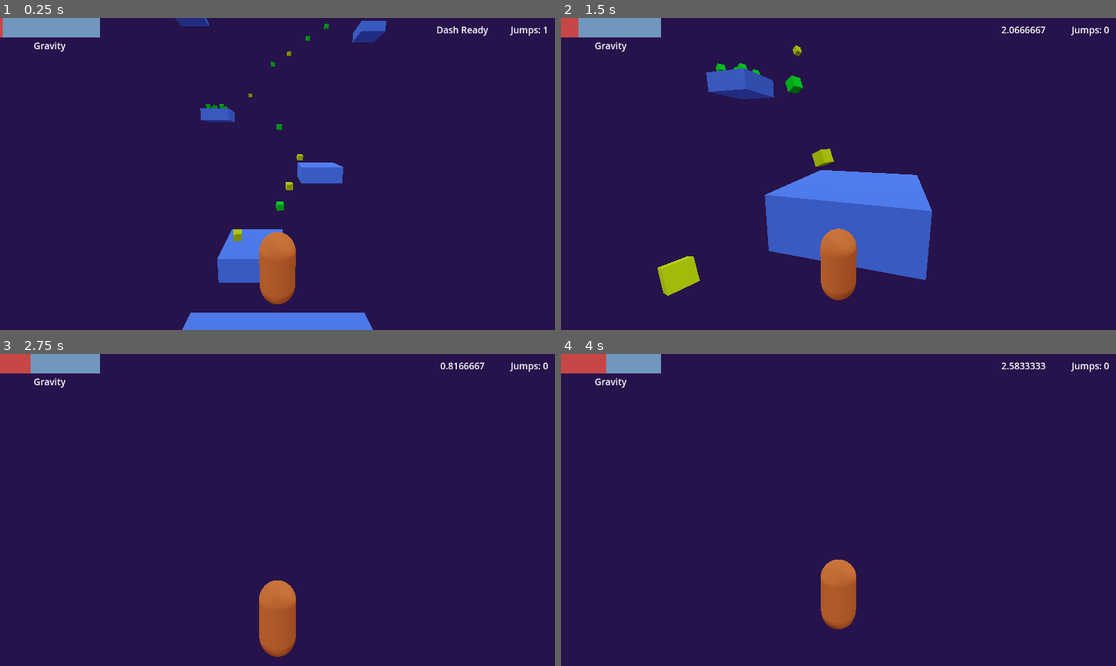
Above: before the commit, frames 1-4 (two rows, left to right).
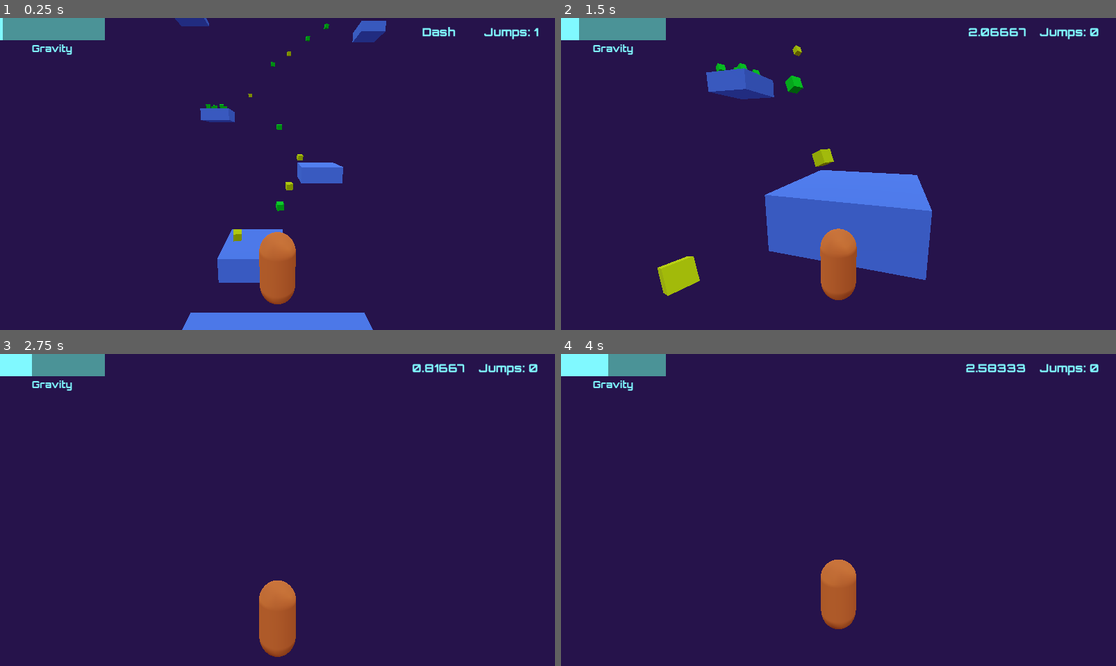
Above: after the commit, the same moments.

Repository: tobiasjdcolvin/Void-Sprinter
Game: Godot game, scene res://levels/level_1.tscn
Two runs of this game, one before a commit and one after it. Both use one fixed random seed, a clock stepped at 60 frames per second and the inputs below.
Inputs (mouse positions are in pixels of both pictures, inside the frame that each line leads up to):
- Up to frame 1 (0.25 s): no input
- Up to frame 2 (1.5 s): move the mouse to (866, 174) at 0.52 s; hold Shift (dash) 0.53-1.28 s; hold W (forward) from 0.53 s (still down); tap Space (jump) at 0.77 s; move the mouse to (810, 174) at 1.27 s; tap Shift (dash) at 1.35 s
- Up to frame 3 (2.75 s): keep holding W (forward); tap Space (jump) at 1.52 s; move the mouse to (288, 503) at 2.02 s; hold Shift (dash) from 2.03 s (still down)
- Up to frame 4 (4 s): keep holding W (forward); move the mouse to (832, 516) at 2.77 s; release Shift (dash) at 2.78 s; tap Shift (dash) at 2.85 s; tap Space (jump) at 3.02, 3.77 s; move the mouse to (877, 513) at 3.52 s; hold Shift (dash) from 3.53 s (still down)

The runs differ from the first frame. In frame 1, 1.9% of the frame differs, in the area x 0-99%, y 0-12%; in frame 2, 2.0%; in frame 3, 2.0%; in frame 4, 2.0%.

Commit message:
Improved HUD style, added font

Diff:
--- a/art/main_theme.tres
+++ b/art/main_theme.tres
@@ -1,4 +1,8 @@
-[gd_resource type="Theme" format=3 uid="uid://maanp2stlr34"]
+[gd_resource type="Theme" load_steps=2 format=3 uid="uid://maanp2stlr34"]
+
+[ext_resource type="FontFile" uid="uid://phnr5054mttp" path="res://art/Orbitron-ExtraBold.ttf" id="1_mvpyc"]
 
 [resource]
-default_font_size = 19
+default_font = ExtResource("1_mvpyc")
+default_font_size = 20
+Label/colors/font_color = Color(0.5, 0.975, 1, 1)
--- a/player/player.gd
+++ b/player/player.gd
@@ -59,7 +59,7 @@
 		global_position = global_position.move_toward($CameraStick/DashMarker.global_position, delta * 35)
 
 	if not $DashResetTimer.is_stopped():
-		hud.set_dash_text(str(snapped($DashResetTimer.time_left, 0.0000001)))
+		hud.set_dash_text(str(snapped($DashResetTimer.time_left, 0.00001)))
 
 	# Get the input direction and handle the movement/deceleration.
 	# As good practice, you should replace UI actions with custom gameplay actions.
@@ -76,4 +76,4 @@
 
 
 func _on_dash_reset_timer_timeout():
-	hud.set_dash_text("Dash Ready")
+	hud.set_dash_text("Dash")
--- a/ui/hud.tscn
+++ b/ui/hud.tscn
@@ -4,10 +4,10 @@
 [ext_resource type="Script" path="res://ui/hud.gd" id="1_ik8s1"]
 
 [sub_resource type="StyleBoxFlat" id="StyleBoxFlat_rxult"]
-bg_color = Color(0.444, 0.592, 0.74, 1)
+bg_color = Color(0.295, 0.57525, 0.59, 1)
 
 [sub_resource type="StyleBoxFlat" id="StyleBoxFlat_iklek"]
-bg_color = Color(0.78, 0.273, 0.273, 1)
+bg_color = Color(0.501961, 0.976471, 1, 1)
 
 [node name="HUD" type="Control"]
 layout_mode = 3
@@ -22,8 +22,8 @@
 [node name="VBoxContainer" type="VBoxContainer" parent="."]
 layout_mode = 1
 anchors_preset = -1
-anchor_right = 0.146
-anchor_bottom = 0.048
+anchor_right = 0.154
+anchor_bottom = 0.056
 offset_right = 40.0
 offset_bottom = 40.0
 
@@ -49,29 +49,31 @@
 [node name="DashLabel" type="Label" parent="."]
 layout_mode = 1
 anchors_preset = -1
-anchor_left = 0.88
-anchor_top = 0.017
-anchor_right = 0.88
-anchor_bottom = 0.017
+anchor_left = 0.838
+anchor_top = 0.02
+anchor_right = 0.838
+anchor_bottom = 0.02
 offset_left = -108.0
 offset_bottom = 27.0
 grow_horizontal = 0
 theme = ExtResource("1_23mxl")
-text = "Dash Ready"
+theme_override_font_sizes/font_size = 24
+text = "Dash"
 horizontal_alignment = 1
 vertical_alignment = 1
 
 [node name="Jumps" type="Label" parent="."]
 layout_mode = 1
 anchors_preset = -1
-anchor_left = 0.988
-anchor_top = 0.017
-anchor_right = 0.988
-anchor_bottom = 0.017
+anchor_left = 0.954
+anchor_top = 0.02
+anchor_right = 0.97
+anchor_bottom = 0.02
 offset_left = -78.0
 offset_bottom = 27.0
 grow_horizontal = 0
 theme = ExtResource("1_23mxl")
+theme_override_font_sizes/font_size = 24
 text = "Jumps: 1"
 horizontal_alignment = 1
 vertical_alignment = 1
Binary file added: art/Orbitron-ExtraBold.ttf
